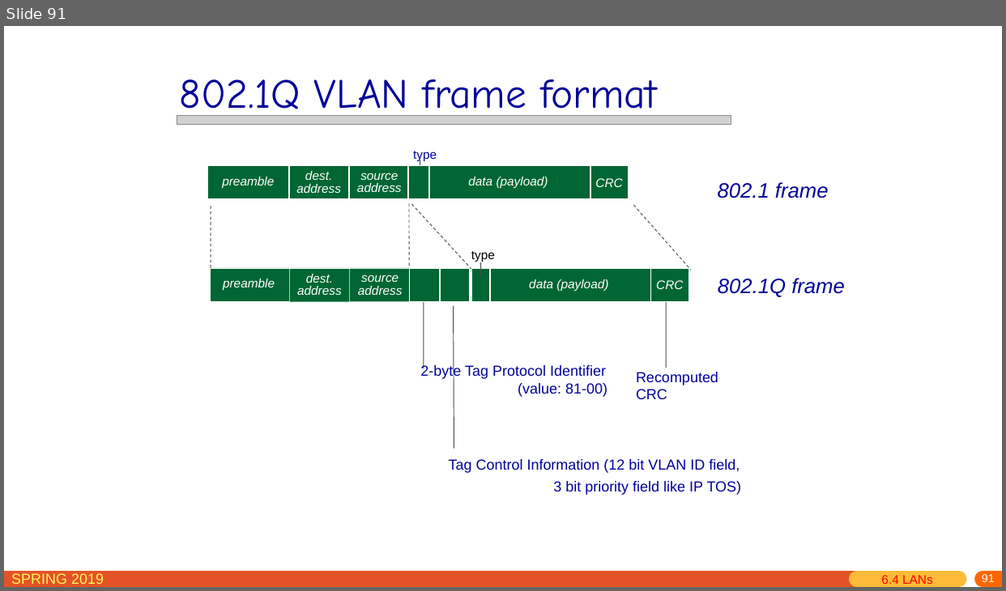
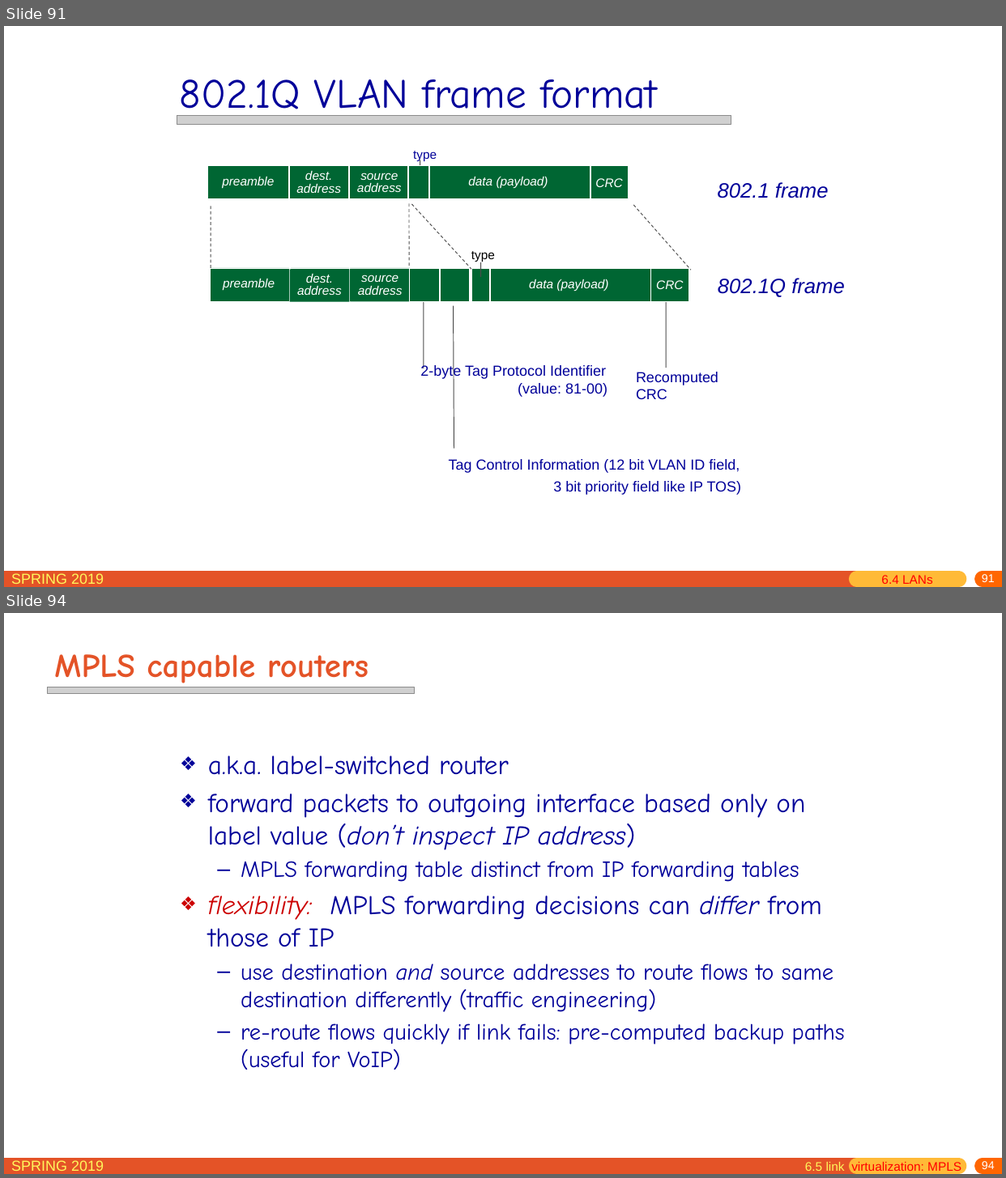
Before and after one commit to jichenghu/PPT_networkDistributed, a slide deck: chapter6.pptx. Shown one above the other, each under a label of ours: slide 91 before the commit, slides 91 and 94 after it; the slides between them are not shown. The pictures are 1006x591 and 1006x1178 pixels, drawn with LibreOffice and Linux fonts; fonts in the diff are those of the drawing; grey boxes stand for pictures. Boxes give left, top, right and bottom in pixels: in the first picture for what was removed or moved away, otherwise in the second. Text is boxed around its words. In the diff, an @@ line names an element or a change of style, - is before the commit and + after.

```diff
--- a/chapter6.pptx
+++ b/chapter6.pptx
@@ slide 94 added at (4,613,1002,1174), background #FFFFFF; not listed: 5 template elements that a slide beside it also shows @@
@@ title added at (54,654,368,688), 32 pt, text #E45327, bold @@
+MPLS capable routers
@@ picture added at (48,687,415,693) @@
@@ text added at (208,756,845,1070), 22.2 pt, text #000099 @@
+❖ a.k.a. label-switched router
+❖ forward packets to outgoing interface based only on label value (don’t inspect IP address)
+  – MPLS forwarding table distinct from IP forwarding tables
+❖ flexibility: MPLS forwarding decisions can differ from those of IP
+  – use destination and source addresses to route flows to same destination differently (traffic engineering)
+  – re-route flows quickly if link fails: pre-computed backup paths (useful for VoIP)
@@ text added at (805,1162,961,1174), 12 pt, text #FF0000 @@
+6.5 link virtualization: MPLS
```
Also in this commit, not shown: 14 slides changed, 16 other slides added.
